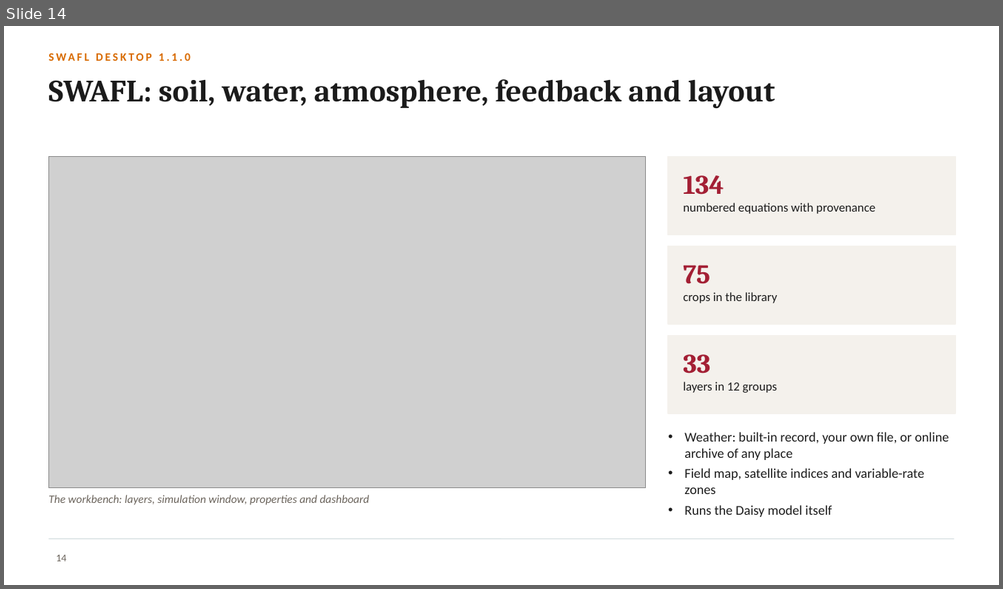
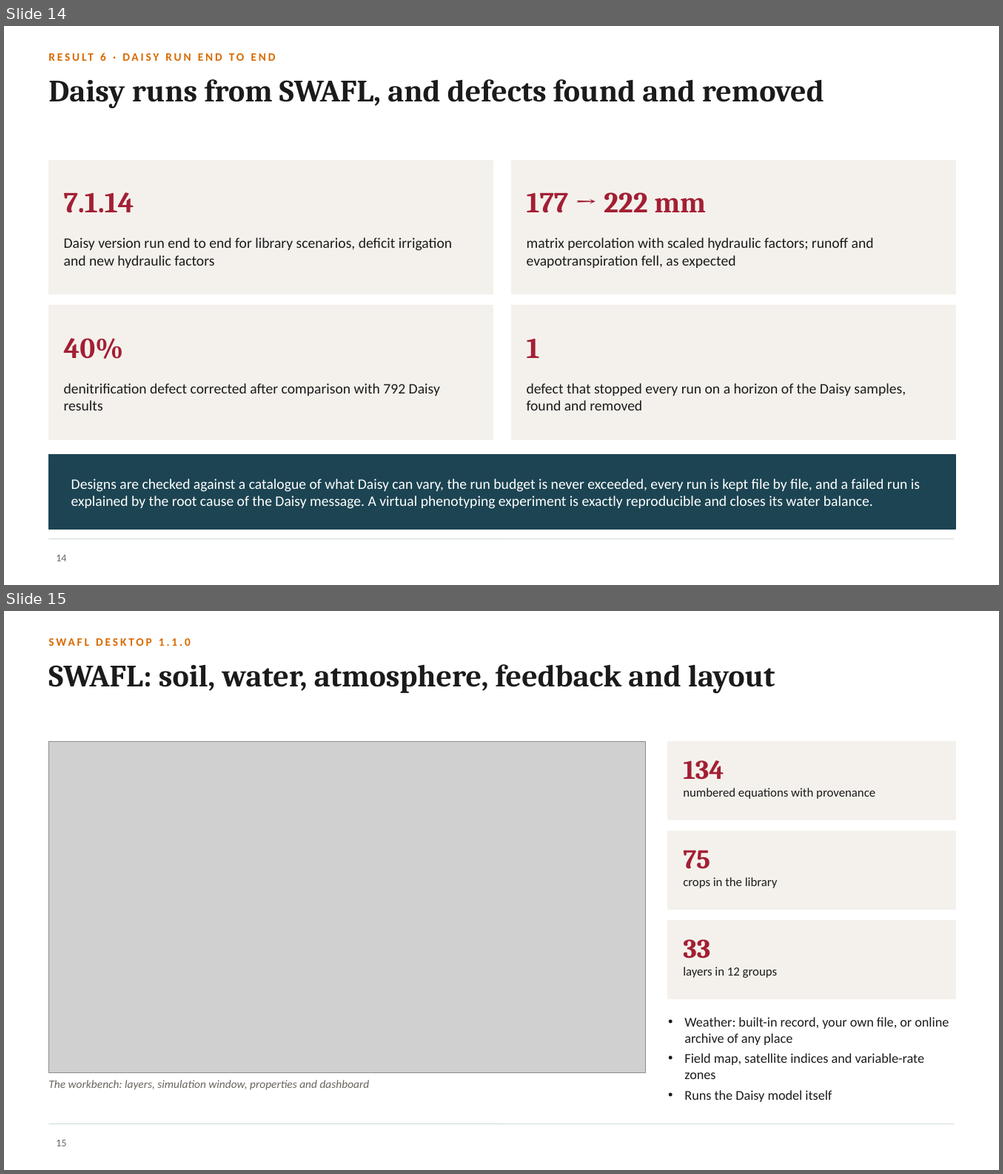
Before and after one commit to halilunaziru73-creator/Coupled-Water-Fluxes-Pore-Scale-Dynamics-Precision-Irrigation-Mulching-Feedback-Loops, a slide deck: Manuscripts/pdf/Supplementary/SWAFL_Presentation.pptx. Shown one above the other, each under a label of ours: slide 14 before the commit, slides 14 and 15 after it. The pictures are 1003x589 and 1003x1174 pixels, drawn with LibreOffice and Linux fonts; fonts in the diff are those of the drawing; grey boxes stand for pictures; background and template pictures are left out. Boxes give left, top, right and bottom in pixels: in the first picture for what was removed or moved away, otherwise in the second. Text is boxed around its words. In the diff, an @@ line names an element or a change of style, - is before the commit and + after.

Commit message:
Presentation: add the remaining major results (Daisy end-to-end runs, defects, limits, dose scale, discount)

```diff
--- a/Manuscripts/pdf/Supplementary/SWAFL_Presentation.pptx
+++ b/Manuscripts/pdf/Supplementary/SWAFL_Presentation.pptx
@@ slide 14 added at (4,26,999,585), background #FFFFFF; not listed: 1 template element that a slide beside it also shows @@
@@ text added at (100,53,106,61), 11 pt, text #D86A00, bold @@
+RESULT 6 · DAISY RUN END TO END
@@ title added at (48,79,824,109), 30 pt, text #1B1B1B, bold @@
+Daisy runs from SWAFL, and defects found and removed
@@ rectangle added at (48,160,492,295), fill #F4F1EC, outline #F4F1EC 1 pt @@
@@ rectangle added at (512,160,956,295), fill #F4F1EC, outline #F4F1EC 1 pt @@
@@ text added at (64,192,134,213), 28 pt, text #A31F34, bold @@
+7.1.14
@@ text added at (526,192,706,213), 28 pt, text #A31F34, bold @@
+177 → 222 mm
@@ text added at (64,238,452,268), 14 pt, text #1B1B1B @@
+Daisy version run end to end for library scenarios, deficit irrigation and new hydraulic factors
@@ text added at (526,238,874,268), 14 pt, text #1B1B1B @@
+matrix percolation with scaled hydraulic factors; runoff and evapotranspiration fell, as expected
@@ rectangle added at (48,306,492,440), fill #F4F1EC, outline #F4F1EC 1 pt @@
@@ rectangle added at (512,306,956,440), fill #F4F1EC, outline #F4F1EC 1 pt @@
@@ text added at (64,338,124,359), 28 pt, text #A31F34, bold @@
+40%
@@ text added at (526,339,540,358), 28 pt, text #A31F34, bold @@
+1
@@ text added at (64,383,440,411), 14 pt, text #1B1B1B @@
+denitrification defect corrected after comparison with 792 Daisy results
@@ text added at (526,383,905,411), 14 pt, text #1B1B1B @@
+defect that stopped every run on a horizon of the Daisy samples, found and removed
@@ rectangle added at (48,455,956,530), fill #1C4452, outline #1C4452 1 pt @@
@@ text added at (71,479,919,509), 14 pt, text #FFFFFF @@
+Designs are checked against a catalogue of what Daisy can vary, the run budget is never exceeded, every run is kept file by file, and a failed run is explained by the root cause of the Daisy message. A virtual phenotyping experiment is exactly reproducible and closes its water balance.
@@ page number added at (56,555,66,562), 10 pt, text #6B645C @@
+14
@@ what was slide 14 is now slide 15 @@
@@ page number at (56,1140,66,1147): text changed @@
-14
+15
```
Also in this commit, not shown: 3 slides changed.
